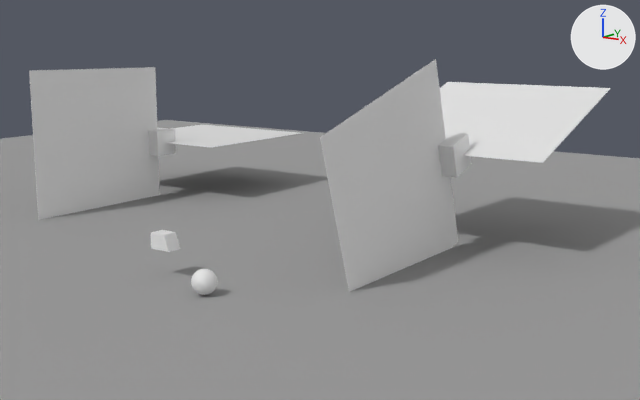
What one commit did to the Blender file RotCube/RotCube_V3_3.blend.
One viewpoint serves both versions: a 50 mm camera at (17.3, -16.9, 6.7) aimed at (-0.1, 7.7, 0.9). Every picture has the same lights, and +X, +Y and +Z are marked at upper right.

Objects in the first picture: 'Cube', 'CubeB', 'Dot', 'LH11', 'LH12', 'LH21', 'LH22', 'Plane'.
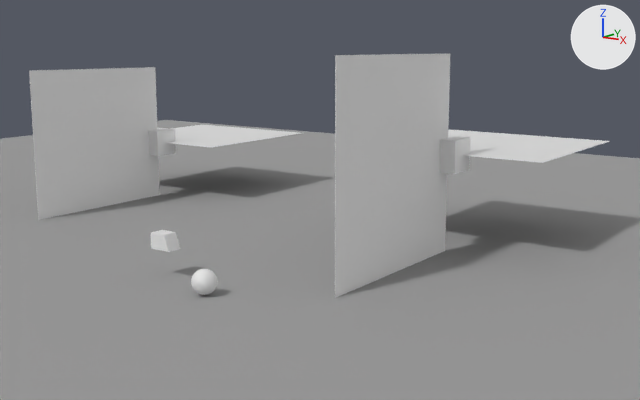
Pixel boxes [x1, y1, x2, y2] of what changed, in the pictures (640 x 400 px):
'LH11', turned: before [320, 59, 458, 292]; after [335, 53, 450, 298]
'LH12', turned: before [440, 82, 611, 163]; after [448, 130, 610, 163]
'Cube', turned: before [438, 132, 471, 178]; after [440, 136, 471, 174]

The change in detail:
Object 'Cube' (ob_cube) turns from (17, 0, 0) to (0, 0, 0) degrees about x, y and z.
Object 'LH11' (ob_lh11) turns from (17, 0, 0) to (0, 0, 0) degrees about x, y and z.
Object 'LH12' (ob_lh12) turns from (-270, -107, 90) to (-270, -90, 90) degrees about x, y and z.
